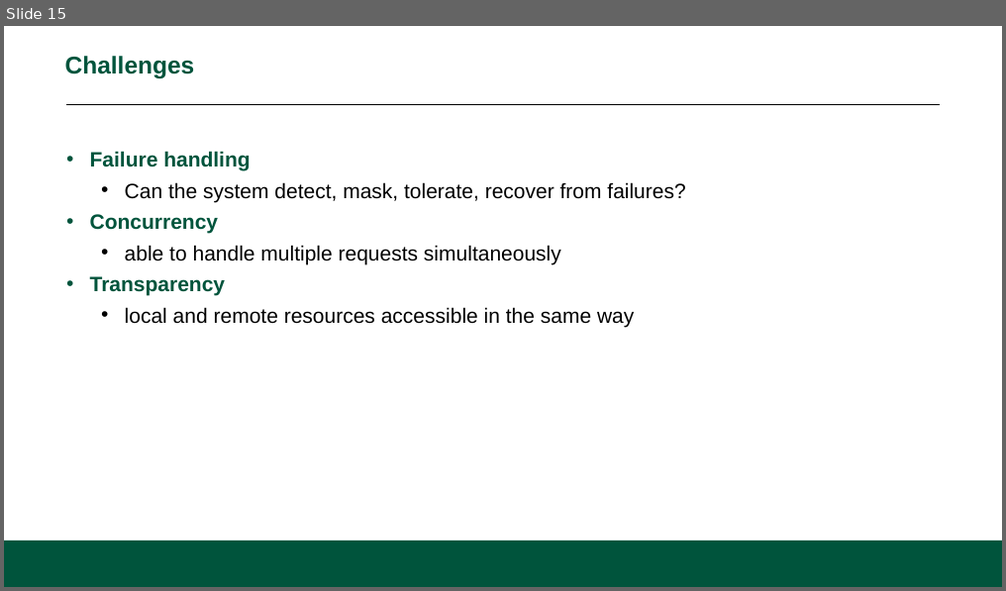
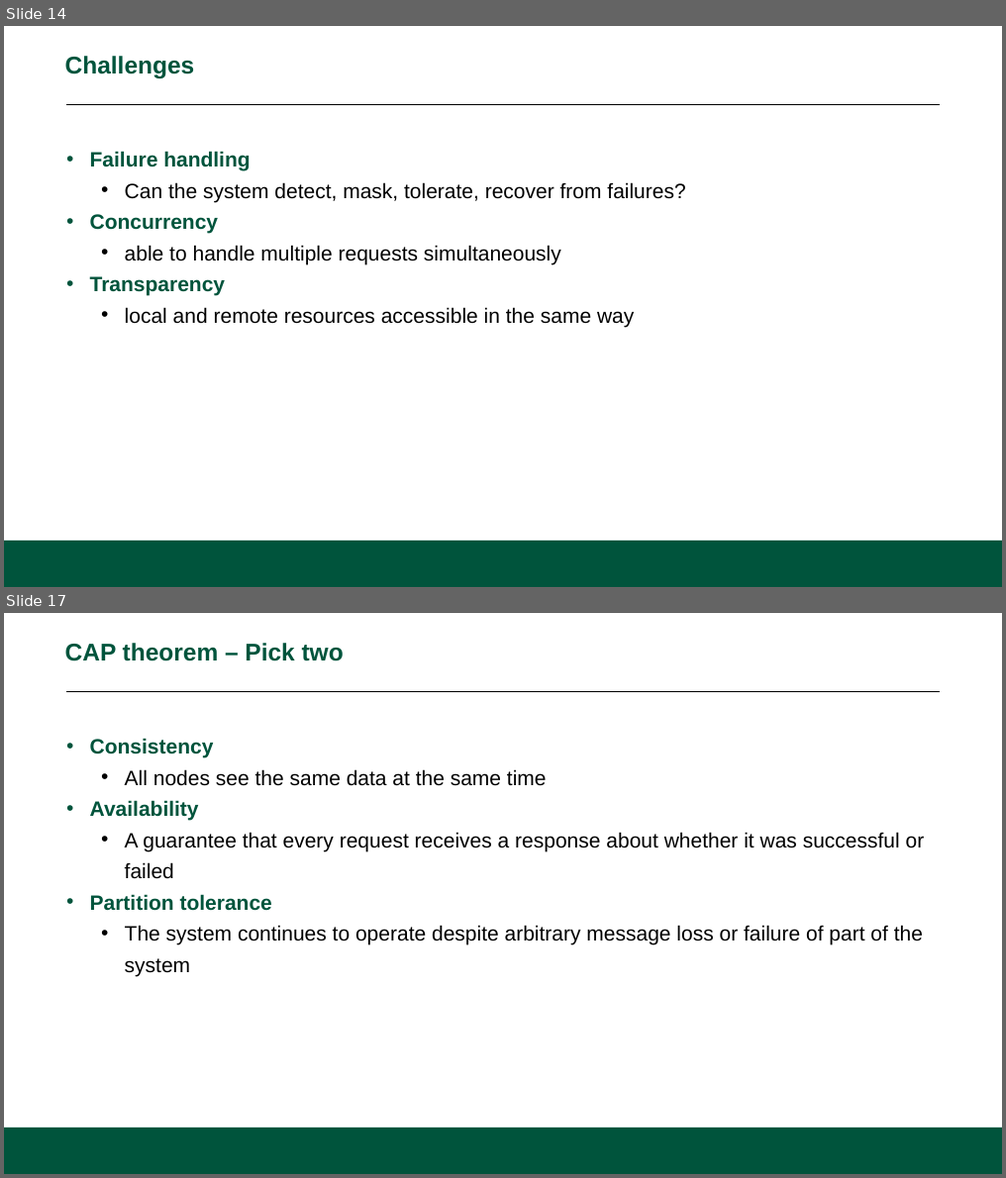
Before and after one commit to CS601-F15/lectures, a slide deck: slides/dsdoverview.pptx. Shown one above the other, each under a label of ours: slide 15 before the commit, slides 14 and 17 after it; the slides between them are not shown. The pictures are 1006x591 and 1006x1178 pixels, drawn with LibreOffice and Linux fonts; fonts in the diff are those of the drawing; background and template pictures are left out. Boxes give left, top, right and bottom in pixels: in the first picture for what was removed or moved away, otherwise in the second. Text is boxed around its words. In the diff, an @@ line names an element or a change of style, - is before the commit and + after.

Commit message:
update dsd slides

```diff
--- a/slides/dsdoverview.pptx
+++ b/slides/dsdoverview.pptx
@@ slide 17 added at [4, 613, 1002, 1174], background #FFFFFF; not listed: 2 template elements that a slide beside it also shows @@
@@ title added at [65, 643, 344, 662], 28 pt, text #00543C, bold @@
+CAP theorem – Pick two
@@ text added at [90, 738, 925, 976], 24 pt, text #000000 @@
+• Consistency
+      • All nodes see the same data at the same time
+• Availability
+      • A guarantee that every request receives a response about whether it was successful or failed
+• Partition tolerance
+      • The system continues to operate despite arbitrary message loss or failure of part of the system
@@ what was slide 15 is now slide 14 @@
```
Also in this commit, not shown: 5 other slides added, 2 slides removed.
